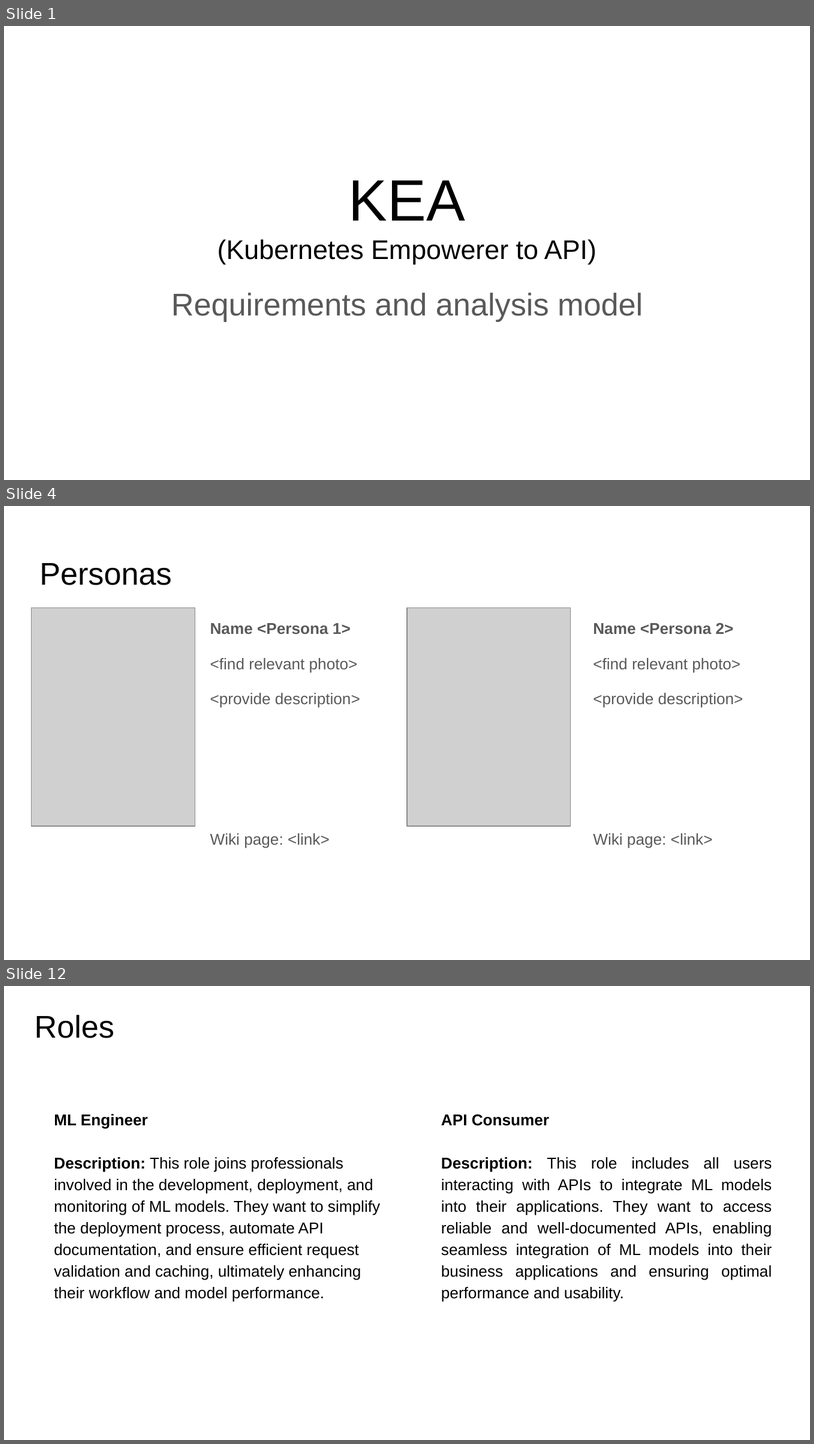
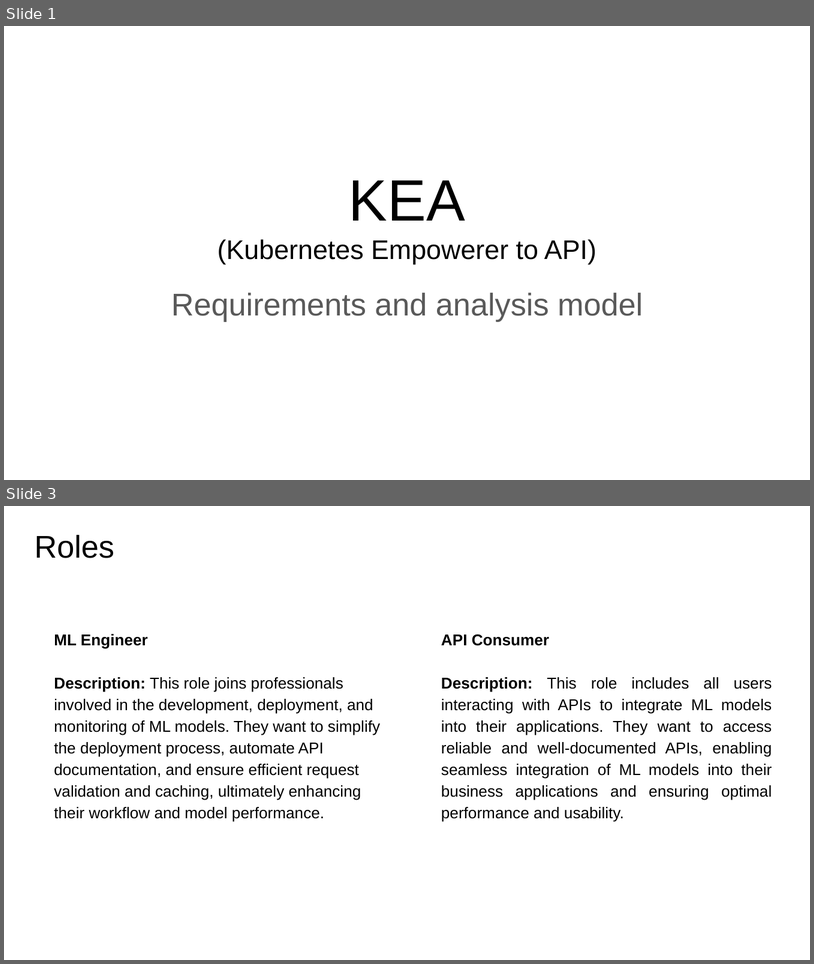
Before and after one commit to fanglores/Advanced-Software-Design, a slide deck: Practice Tasks/Final_Task/K8C_FinalTask1_(Task7).pptx. Shown one above the other, each under a label of ours: slides 1, 4 and 12 before the commit, slides 1 and 3 after it; the slides between them are not shown. The pictures are 814x1444 and 814x964 pixels, drawn with LibreOffice and Linux fonts; fonts in the diff are those of the drawing; grey boxes stand for pictures. Boxes give left, top, right and bottom in pixels: in the first picture for what was removed or moved away, otherwise in the second. Text is boxed around its words. In the diff, an @@ line names an element or a change of style, - is before the commit and + after.

```diff
--- a/Practice Tasks/Final_Task/K8C_FinalTask1_(Task7).pptx
+++ b/Practice Tasks/Final_Task/K8C_FinalTask1_(Task7).pptx
@@ slide 4 removed at (4,506,810,960), background #FFFFFF @@
@@ title removed at (39,563,172,585) @@
-Personas
@@ picture removed at (32,607,195,826) @@
@@ picture removed at (407,607,571,826) @@
@@ text removed at (210,623,360,847) @@
-Name <Persona 1>
-<find relevant photo>
-<provide description>
-Wiki page: <link>
@@ text removed at (593,623,744,847) @@
-Name <Persona 2>
-<find relevant photo>
-<provide description>
-Wiki page: <link>
@@ what was slide 12 is now slide 3 @@
```
Also in this commit, not shown: 8 slides changed, 2 other slides removed, 1 other file.
